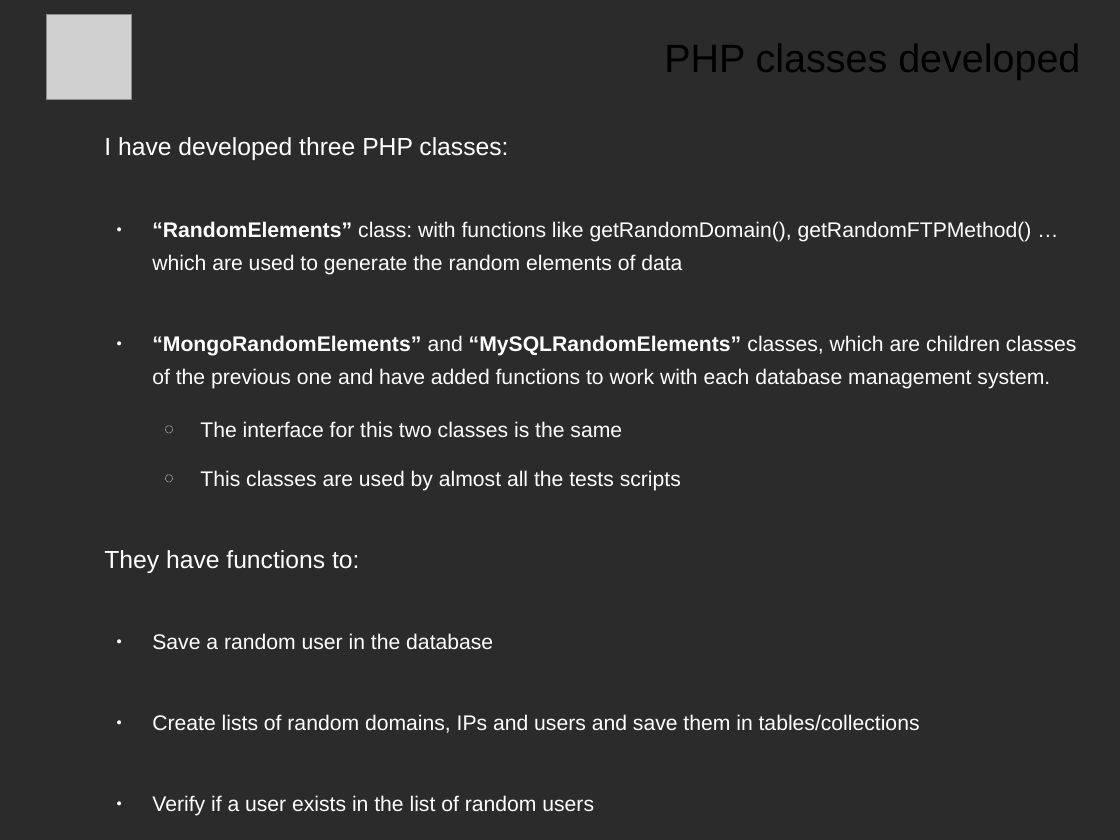
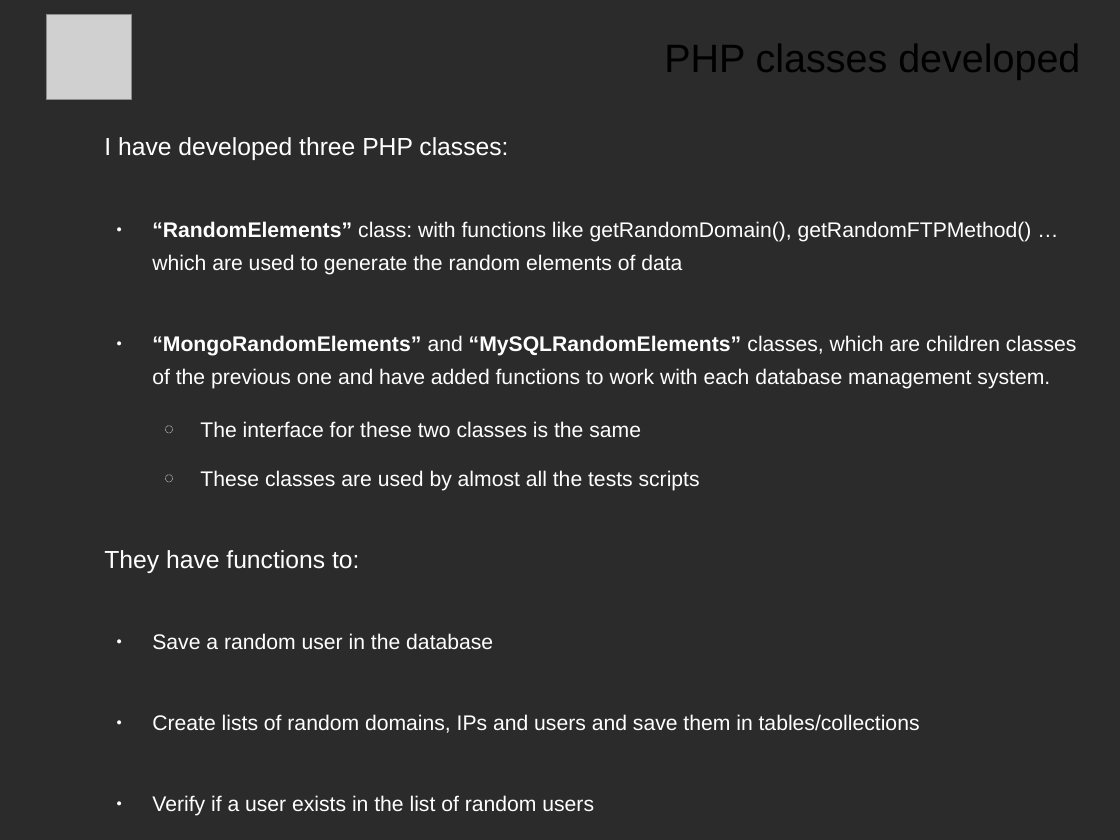
Before and after one commit to Ciges/internet_access_control_demo, a slide deck: slide 16 of NoSQL_Project_MSWL_Presentation.odp. Drawn at 1120x840 pixels with LibreOffice and Linux fonts; fonts in the diff are those of the drawing; grey boxes stand for pictures; background and template pictures are left out; a plain dark background stands for a picture behind light text. Boxes give left, top, right and bottom in pixels: in the first picture for what was removed or moved away, otherwise in the second. Text is boxed around its words. In the diff, an @@ line names an element or a change of style, - is before the commit and + after.

```diff
--- a/NoSQL_Project_MSWL_Presentation.odp
+++ b/NoSQL_Project_MSWL_Presentation.odp
@@ text at [200, 421, 700, 491]: text changed @@
-  ◌ The interface for this two classes is the same
-  ◌ This classes are used by almost all the tests scripts
+  ◌ The interface for these two classes is the same
+  ◌ These classes are used by almost all the tests scripts
```
Also in this commit, not shown: 20 other slides changed, 1 other file.
